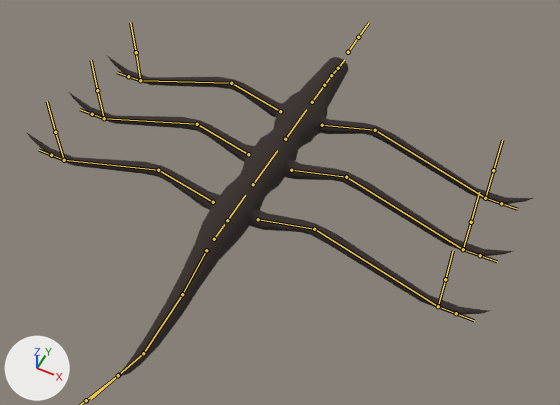
The FBX model Assets/FlawLizArt/RootMimic/root_mimic.fbx: old version first, new version second.
Rendered twice from a 50 mm camera at (1.27, -2.43, 2.89) aimed at (0.17, -0.23, 0.14). Every picture has the same lights, and +X, +Y and +Z are marked at lower left. The bones that bend it are drawn over the model as lines.

Names of what the first picture shows: 'root_mimic'.
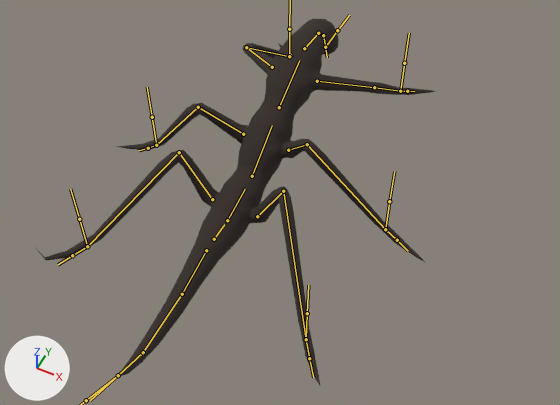
The newer file adds an action. The first version stands in its rest pose; the second is drawn at frame 1 of the action 'Armature|scream'.

What differs and where, as boxes [x1, y1, x2, y2] in the pictures (560 x 405 px):
'root_mimic', posed (21% narrower, 14% taller)
    before: [26, 56, 533, 378]
    after: [34, 19, 435, 385]
bone 'hip.001', root to tip
    before: (227, 220) to (245, 195)
    after: (227, 220) to (245, 189)
bone 'hip.002', root to tip
    before: (253, 184) to (277, 150)
    after: (252, 176) to (272, 125)
bone 'hip.003', root to tip
    before: (285, 139) to (306, 109)
    after: (279, 107) to (299, 60)
bone 'neck.001', root to tip
    before: (312, 102) to (324, 85)
    after: (304, 48) to (318, 33)
bone 'neck.002', root to tip
    before: (324, 85) to (331, 75)
    after: (318, 33) to (323, 35)
bone 'neck.003', root to tip
    before: (331, 75) to (338, 68)
    after: (323, 35) to (325, 47)
bone 'leg3.L.001', root to tip
    before: (280, 111) to (231, 83)
    after: (272, 67) to (246, 47)
bone 'leg3.L.002', root to tip
    before: (231, 83) to (140, 80)
    after: (246, 47) to (289, 56)
bone 'leg3.R.001', root to tip
    before: (322, 125) to (375, 130)
    after: (317, 81) to (374, 87)
bone 'leg3.R.002', root to tip
    before: (375, 130) to (485, 198)
    after: (374, 87) to (400, 91)
bone 'leg2.L.001', root to tip
    before: (248, 154) to (197, 124)
    after: (243, 134) to (198, 107)
bone 'leg2.L.002', root to tip
    before: (197, 124) to (104, 118)
    after: (198, 107) to (156, 145)
bone 'leg2.R.001', root to tip
    before: (291, 170) to (346, 177)
    after: (288, 150) to (307, 144)
bone 'leg2.R.002', root to tip
    before: (346, 177) to (463, 249)
    after: (307, 144) to (385, 229)
bone 'leg1.L.001', root to tip
    before: (213, 202) to (158, 170)
    after: (212, 199) to (179, 152)
bone 'leg1.L.002', root to tip
    before: (158, 170) to (64, 160)
    after: (179, 152) to (87, 246)
bone 'leg1.R.001', root to tip
    before: (258, 219) to (314, 229)
    after: (257, 216) to (283, 191)
bone 'leg1.R.002', root to tip
    before: (314, 229) to (438, 306)
    after: (283, 191) to (306, 339)

The change in detail:
Bone 'hip.001' (bone_hip_001) turns from (0, 0, 0) to (15, 0, 0) degrees about its own x, y and z.
Bone 'hip.002' (bone_hip_002) turns from (0, 0, 0) to (21, 0, 0) degrees about its own x, y and z.
Bone 'hip.003' (bone_hip_003) turns from (0, 0, 0) to (-5, 0, 0) degrees about its own x, y and z.
Bone 'neck.001' (bone_neck_001) turns from (0, 0, 0) to (-34, 0, 0) degrees about its own x, y and z.
Bone 'neck.002' (bone_neck_002) turns from (0, 0, 0) to (-35, 0, 0) degrees about its own x, y and z.
Bone 'neck.003' (bone_neck_003) turns from (0, 0, 0) to (-24, 0, 0) degrees about its own x, y and z.
Bone 'leg3.L.001' (bone_leg3_l_001) turns from (0, 0, 0) to (-40, -17, -27) degrees about its own x, y and z.
Bone 'leg3.L.002' (bone_leg3_l_002) turns from (0, 0, 0) to (-18, -3, -6) degrees about its own x, y and z.
Bone 'leg3.R.001' (bone_leg3_r_001) turns from (0, 0, 0) to (-40, 17, 27) degrees about its own x, y and z.
Bone 'leg3.R.002' (bone_leg3_r_002) turns from (0, 0, 0) to (-18, 3, 6) degrees about its own x, y and z.
Bone 'leg2.L.001' (bone_leg2_l_001) turns from (0, 0, 0) to (43, 7, 5) degrees about its own x, y and z.
Bone 'leg2.L.002' (bone_leg2_l_002) turns from (0, 0, 0) to (-75, 7, 13) degrees about its own x, y and z.
Bone 'leg2.R.001' (bone_leg2_r_001) turns from (0, 0, 0) to (43, -7, -5) degrees about its own x, y and z.
Bone 'leg2.R.002' (bone_leg2_r_002) turns from (0, 0, 0) to (-75, -7, -13) degrees about its own x, y and z.
Bone 'leg1.L.001' (bone_leg1_l_001) turns from (0, 0, 0) to (47, 23, 3) degrees about its own x, y and z.
Bone 'leg1.L.002' (bone_leg1_l_002) turns from (0, 0, 0) to (-68, 10, 26) degrees about its own x, y and z.
Bone 'leg1.R.001' (bone_leg1_r_001) turns from (0, 0, 0) to (47, -23, -3) degrees about its own x, y and z.
Bone 'leg1.R.002' (bone_leg1_r_002) turns from (0, 0, 0) to (-68, -10, -26) degrees about its own x, y and z.
